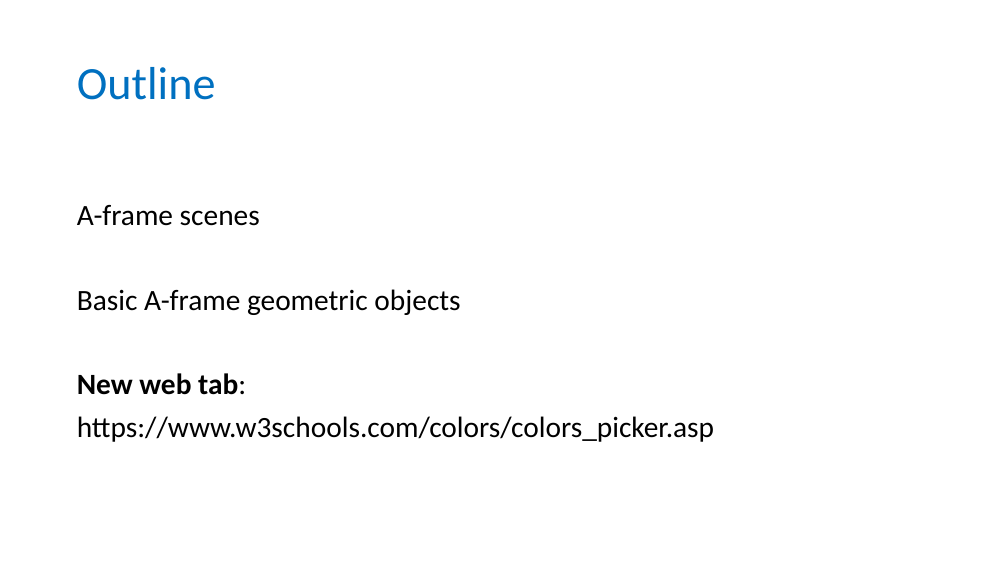
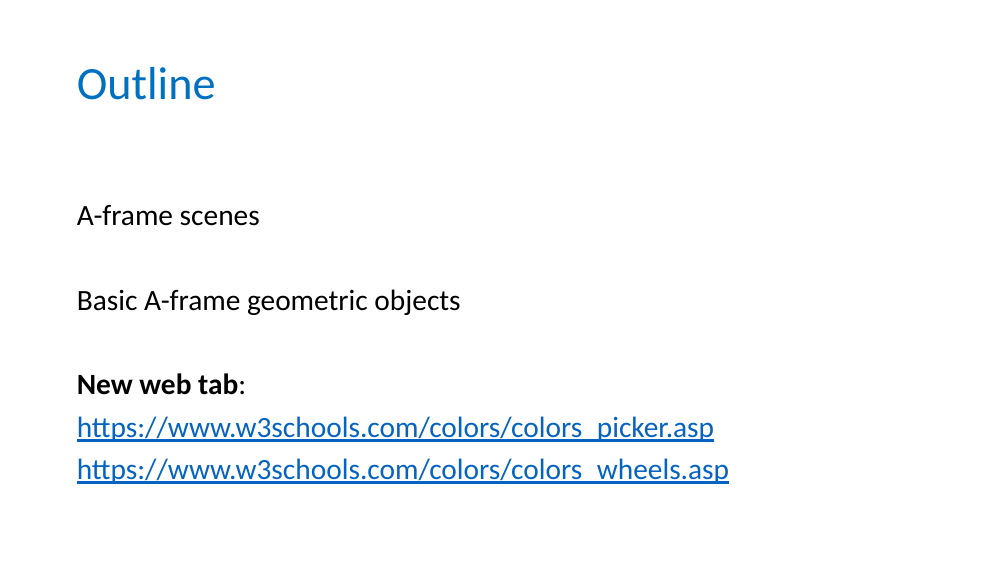
Before and after one commit to wonder-phil/UEMCON-2025, a slide deck: slide 3 of p03/A-frame-Boolean-operations.pptx. Drawn at 1008x567 pixels with LibreOffice and Linux fonts; fonts in the diff are those of the drawing. Boxes give left, top, right and bottom in pixels: in the first picture for what was removed or moved away, otherwise in the second. Text is boxed around its words. In the diff, an @@ line names an element or a change of style, - is before the commit and + after.

```diff
--- a/p03/A-frame-Boolean-operations.pptx
+++ b/p03/A-frame-Boolean-operations.pptx
@@ text at (x1=77, y1=416, x2=714, y2=442): text colour #000000 to #0563C1, underline on in "https://www.w3schools.com/colors/colors_picker.asp" @@
@@ text at (x1=77, y1=458, x2=729, y2=484): paragraph added @@
+https://www.w3schools.com/colors/colors_wheels.asp
```
Also in this commit, not shown: 2 other slides changed, 2 slides added, 7 other files.
